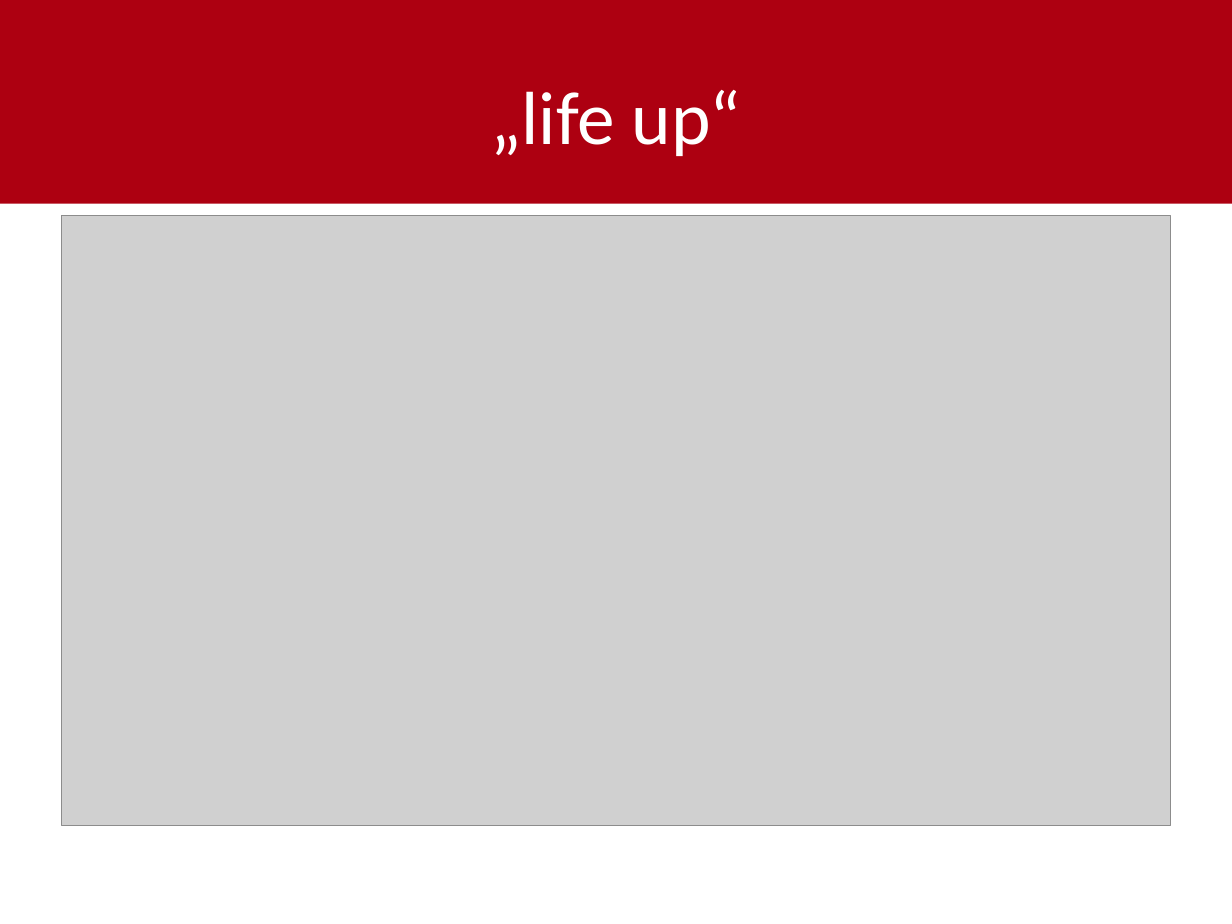
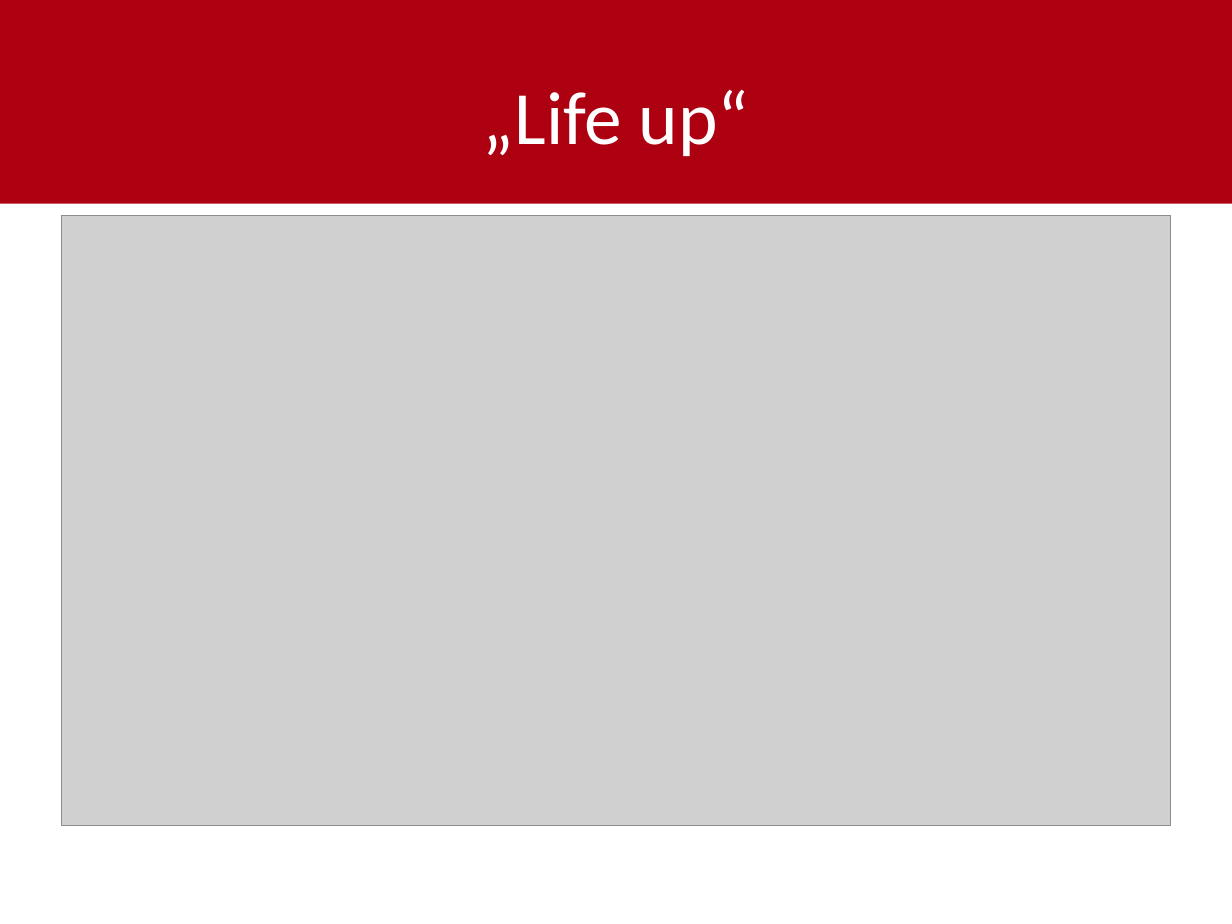
Before and after one commit to shylux/ch.bfh.bti7081.s2015.rot, a slide deck: slide 11 of doc/task03/Design_Thinking_final.pptx. Drawn at 1232x924 pixels with LibreOffice and Linux fonts; fonts in the diff are those of the drawing; grey boxes stand for pictures. Boxes give left, top, right and bottom in pixels: in the first picture for what was removed or moved away, otherwise in the second. Text is boxed around its words. In the diff, an @@ line names an element or a change of style, - is before the commit and + after.

```diff
--- a/doc/task03/Design_Thinking_final.pptx
+++ b/doc/task03/Design_Thinking_final.pptx
@@ title at box(483, 90, 749, 156): text changed @@
-„life up“
+„Life up“
```
Also in this commit, not shown: 9 other slides changed.
